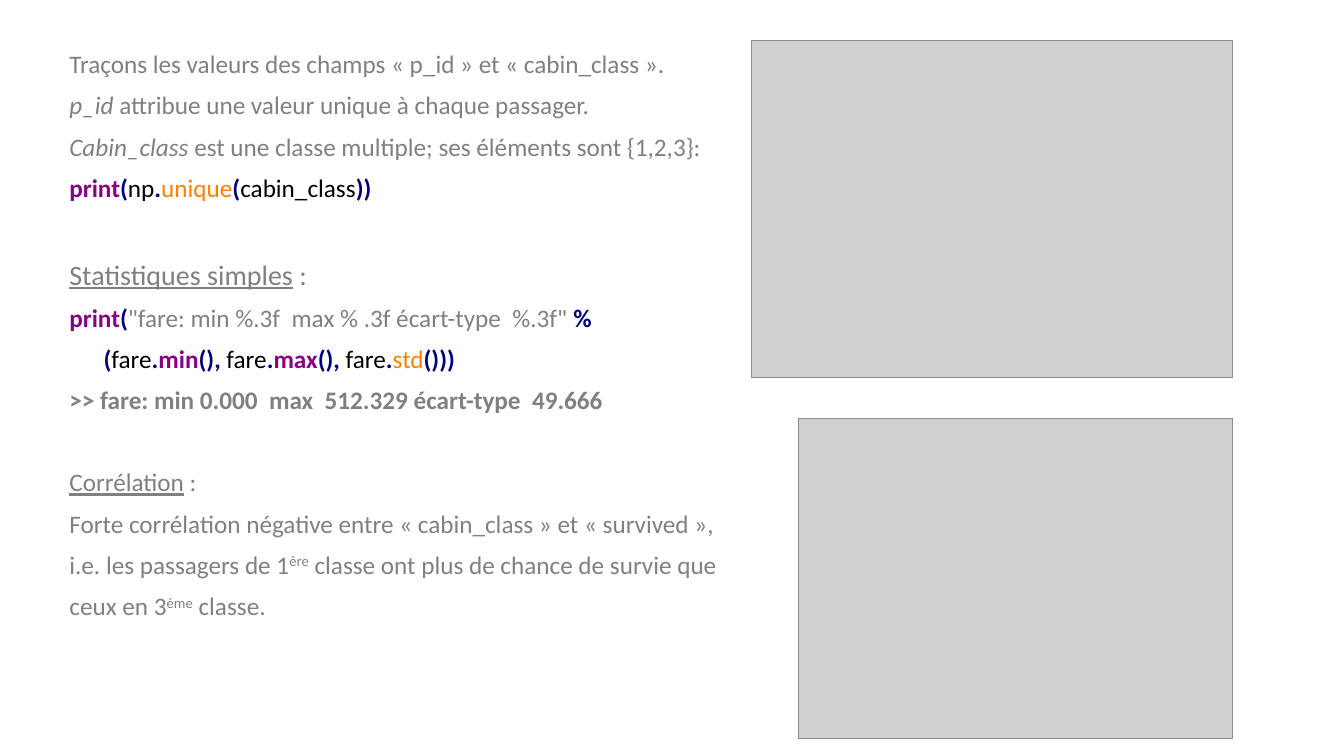
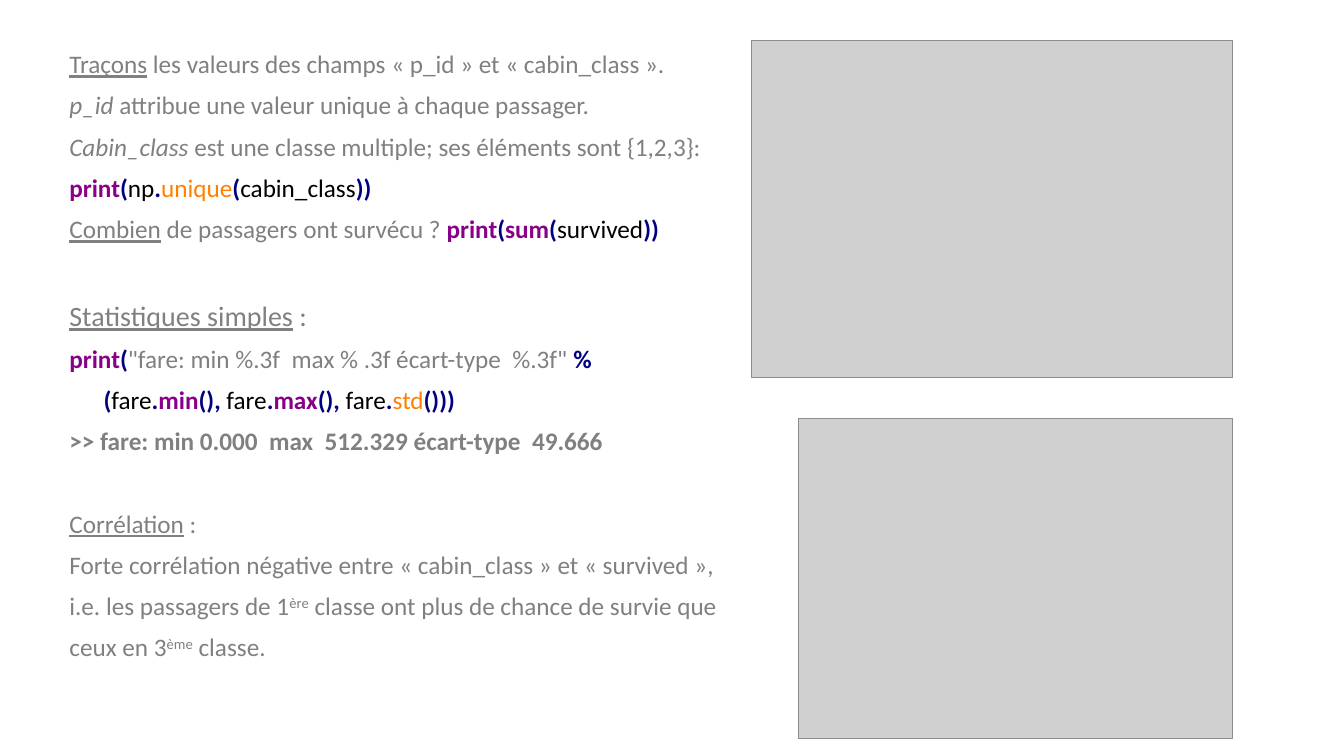
Before and after one commit to jolindien-git/jolindien-git.github.io, a slide deck: slide 30 of Intelligence Artificielle et Analyse de donnees.pptx. Drawn at 1344x756 pixels with LibreOffice and Linux fonts; fonts in the diff are those of the drawing; grey boxes stand for pictures. Boxes give left, top, right and bottom in pixels: in the first picture for what was removed or moved away, otherwise in the second. Text is boxed around its words. In the diff, an @@ line names an element or a change of style, - is before the commit and + after.

```diff
--- a/Intelligence Artificielle et Analyse de donnees.pptx
+++ b/Intelligence Artificielle et Analyse de donnees.pptx
@@ text at (x1=69, y1=55, x2=639, y2=78): underline on in "Traçons" @@
@@ text at (x1=69, y1=219, x2=659, y2=243): paragraph added @@
+Combien de passagers ont survécu ? print(sum(survived))
```
Also in this commit, not shown: 2 other slides changed, 1 slide added, 8 other files.
